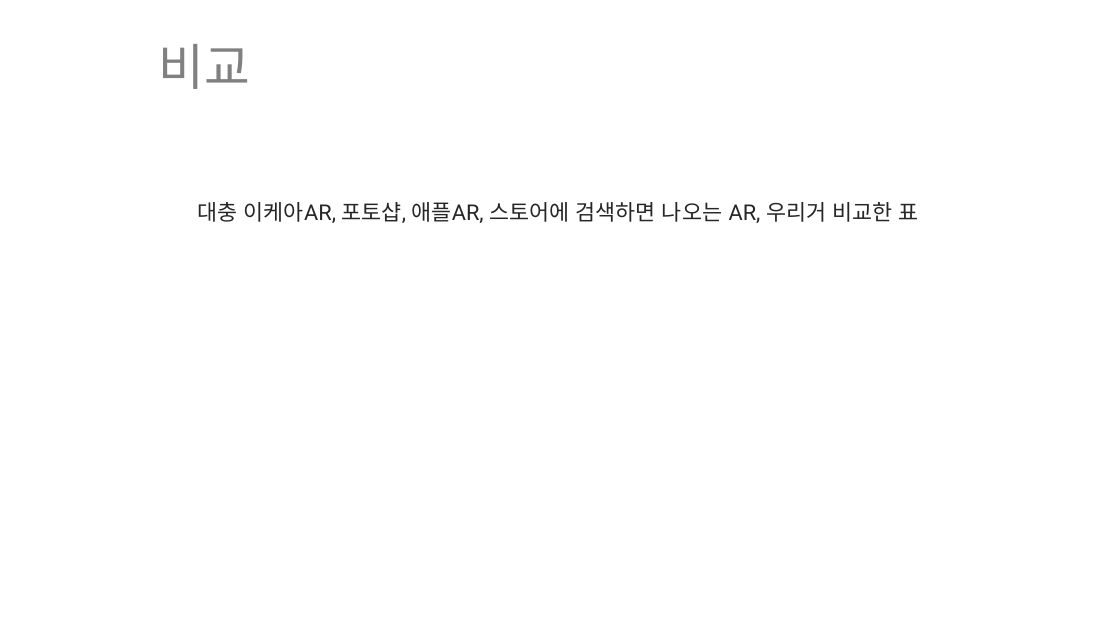
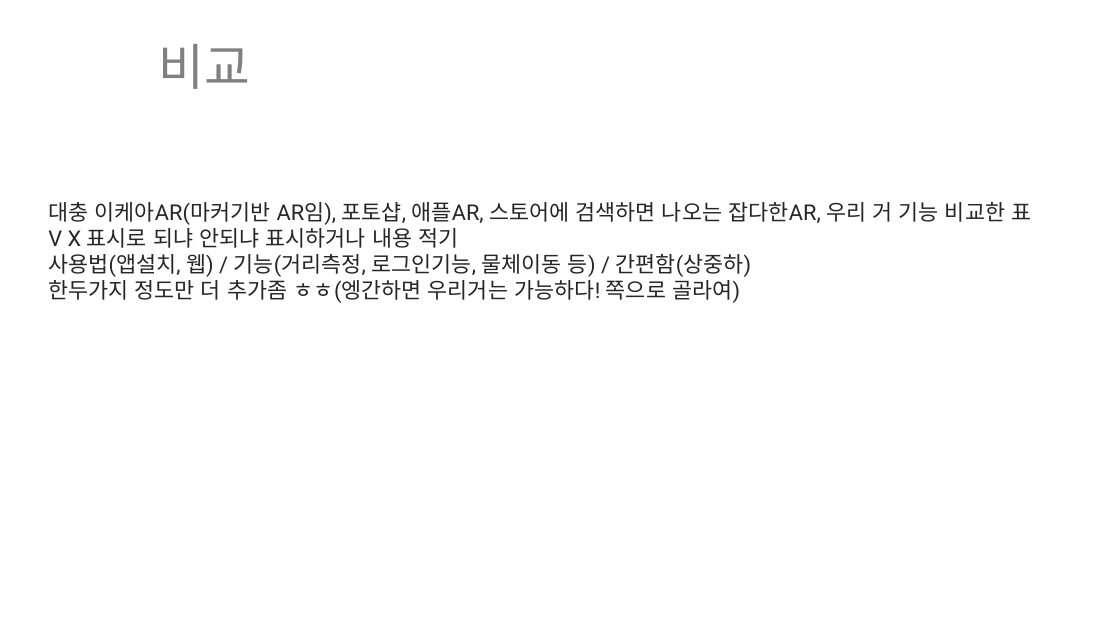
Before and after one commit to ptyoiy/ARwork, a slide deck: slide 7 of 호남-발표자료.pptx. Drawn at 1120x630 pixels with LibreOffice and Linux fonts; fonts in the diff are those of the drawing. Boxes give left, top, right and bottom in pixels: in the first picture for what was removed or moved away, otherwise in the second. Text is boxed around its words. In the diff, an @@ line names an element or a change of style, - is before the commit and + after.

```diff
--- a/호남-발표자료.pptx
+++ b/호남-발표자료.pptx
@@ text at box(48, 202, 1031, 303): text changed @@
-대충 이케아AR, 포토샵, 애플AR, 스토어에 검색하면 나오는 AR, 우리거 비교한 표
+대충 이케아AR(마커기반 AR임), 포토샵, 애플AR, 스토어에 검색하면 나오는 잡다한AR, 우리 거 기능 비교한 표
+V X 표시로 되냐 안되냐 표시하거나 내용 적기
+사용법(앱설치, 웹) / 기능(거리측정, 로그인기능, 물체이동 등) / 간편함(상중하)
+한두가지 정도만 더 추가좀 ㅎㅎ(엥간하면 우리거는 가능하다! 쪽으로 골라여)
```
